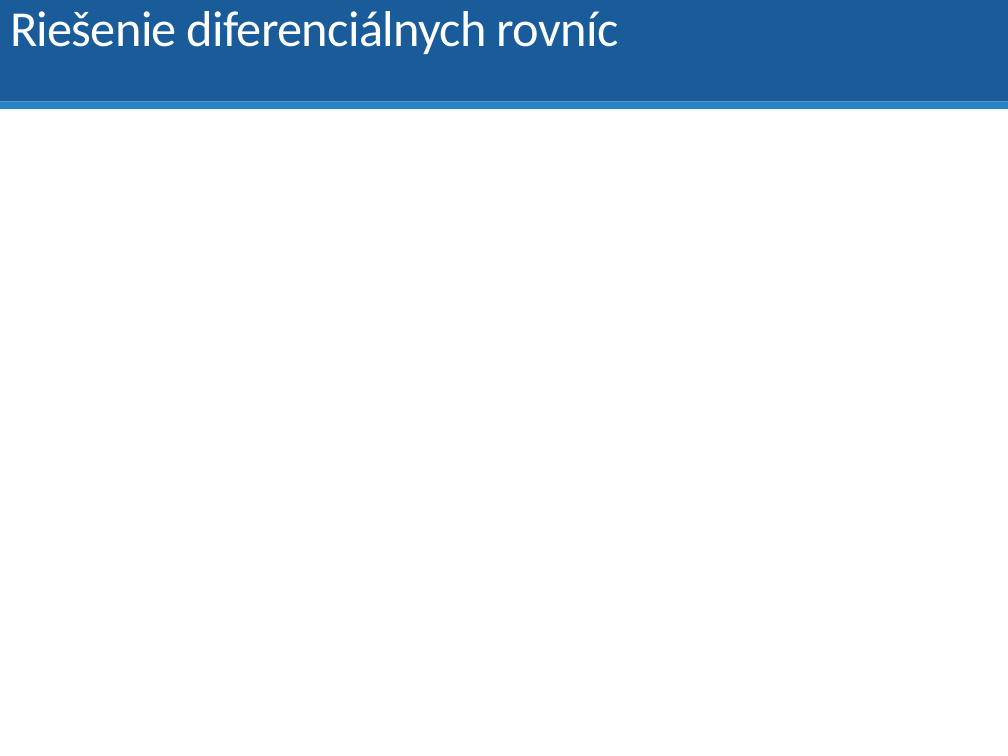
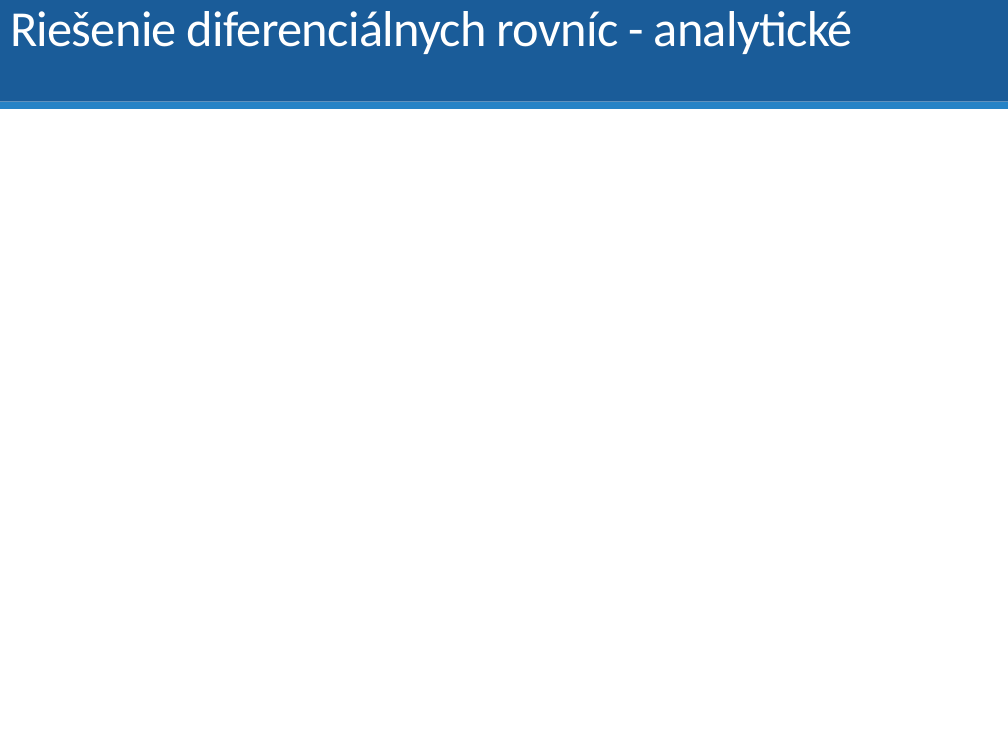
Before and after one commit to dodekm/TeamProjektKybernetika, a slide deck: slide 8 of Nove prednasky/P01_dynamika_dif_rovnice_LPT_prenosova_funkcia_modelovanie.pptx (slide 16 before the commit). Drawn at 1008x756 pixels with LibreOffice and Linux fonts; fonts in the diff are those of the drawing; grey boxes stand for pictures. Boxes give left, top, right and bottom in pixels: in the first picture for what was removed or moved away, otherwise in the second. Text is boxed around its words. In the diff, an @@ line names an element or a change of style, - is before the commit and + after.

```diff
--- a/Nove prednasky/P01_dynamika_dif_rovnice_LPT_prenosova_funkcia_modelovanie.pptx
+++ b/Nove prednasky/P01_dynamika_dif_rovnice_LPT_prenosova_funkcia_modelovanie.pptx
@@ title at [10, 11, 853, 54]: text changed @@
-Riešenie diferenciálnych rovníc
+Riešenie diferenciálnych rovníc - analytické
```
Also in this commit, not shown: 8 other slides changed, 8 slides added, 2 slides removed, 3 other files.
